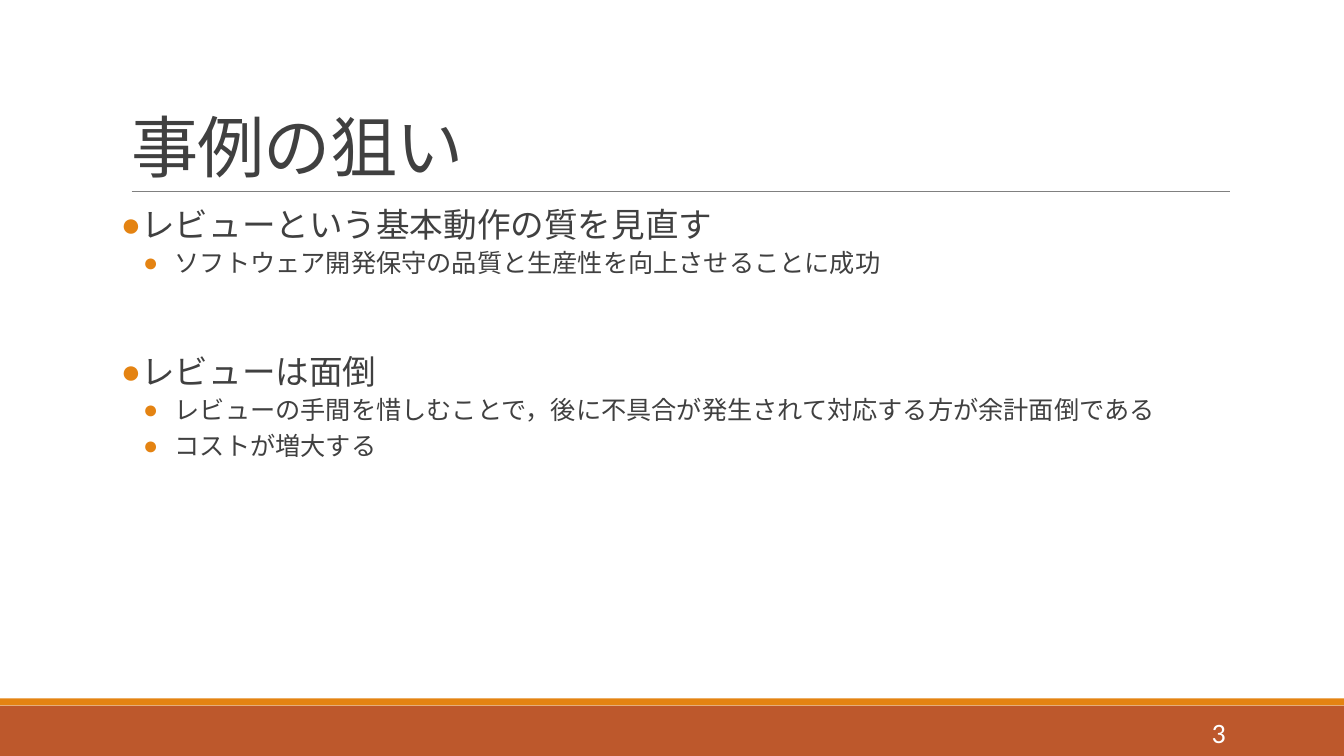
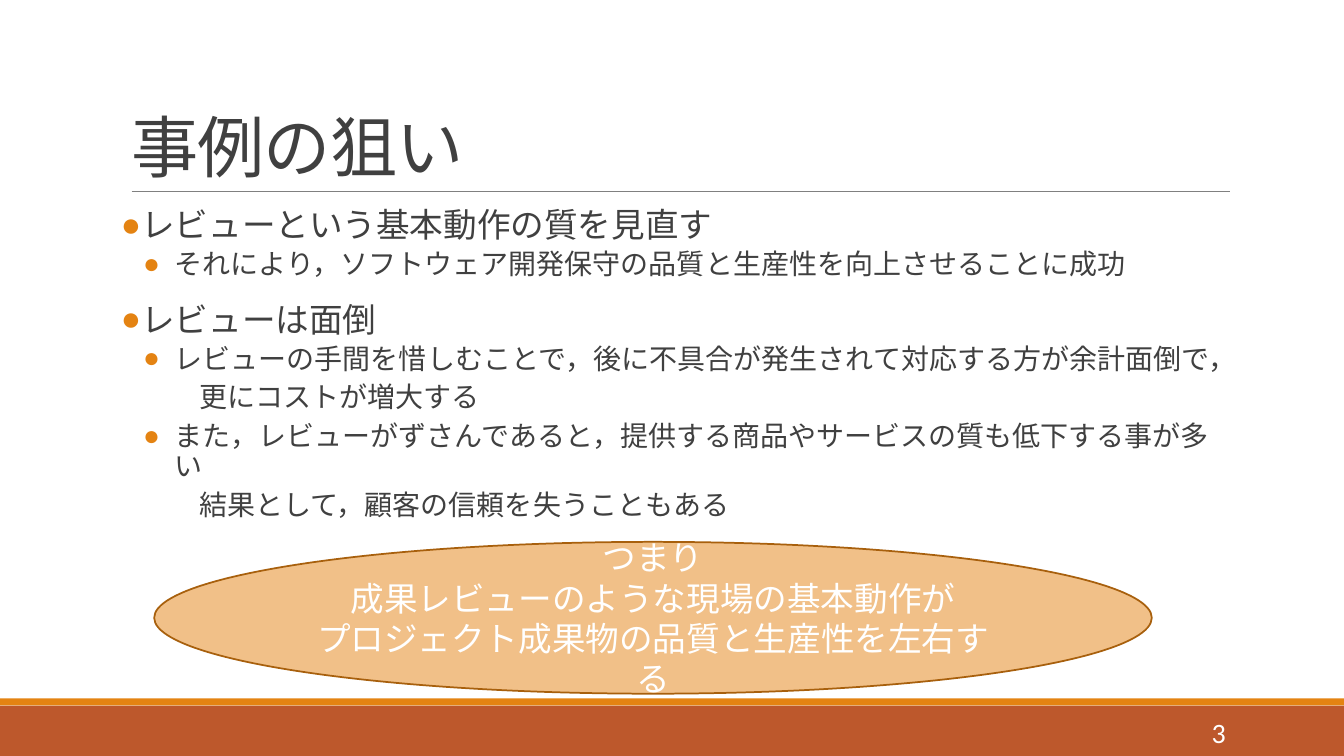
Before and after one commit to horiuchi-lab-teamA/horiuchi-lab-teamA-, a slide deck: slide 3 of ゼミ1/j13/1342082.pptx. Drawn at 1344x756 pixels with LibreOffice and Linux fonts; fonts in the diff are those of the drawing. Boxes give left, top, right and bottom in pixels: in the first picture for what was removed or moved away, otherwise in the second. Text is boxed around its words. In the diff, an @@ line names an element or a change of style, - is before the commit and + after.

```diff
--- a/ゼミ1/j13/1342082.pptx
+++ b/ゼミ1/j13/1342082.pptx
@@ text at [175, 250, 1126, 277]: text changed; size 18 to 20 pt @@
-  ● ソフトウェア開発保守の品質と生産性を向上させることに成功
+  ● それにより，ソフトウェア開発保守の品質と生産性を向上させることに成功
@@ text at [175, 345, 1237, 518]: text changed; size 18 to 20 pt @@
-  ● レビューの手間を惜しむことで，後に不具合が発生されて対応する方が余計面倒である
-  ● コストが増大する
+  ● レビューの手間を惜しむことで，後に不具合が発生されて対応する方が余計面倒で，
+  更にコストが増大する
+  ● また，レビューがずさんであると，提供する商品やサービスの質も低下する事が多い
+  結果として，顧客の信頼を失うこともある
@@ ellipse added at [154, 542, 1152, 695], fill #E48312 at 50% opacity, outline #A9610D 1.25 pt, 24 pt, text #FFFFFF @@
+つまり
+成果レビューのような現場の基本動作が
+プロジェクト成果物の品質と生産性を左右する
```
Also in this commit, not shown: 6 other slides changed, 2 slides removed.
